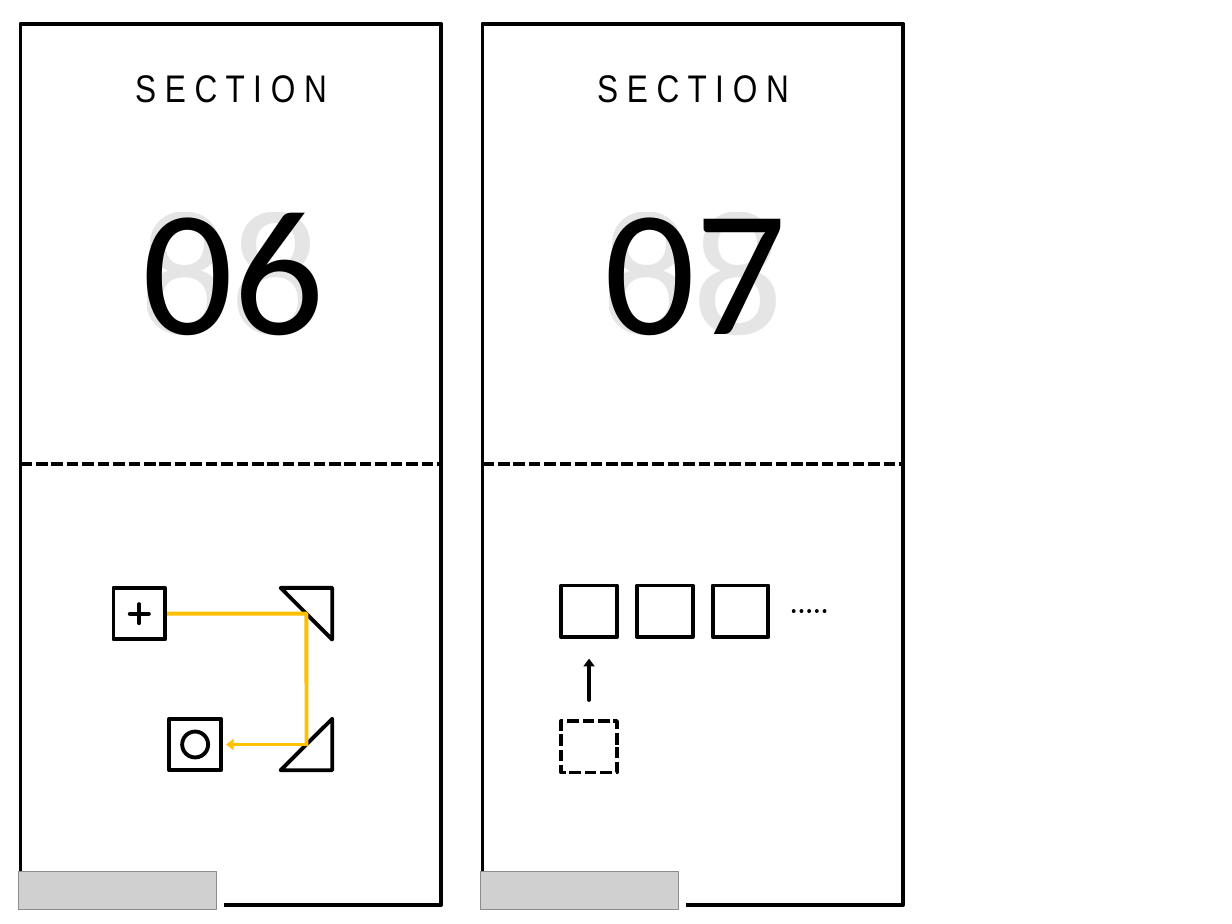
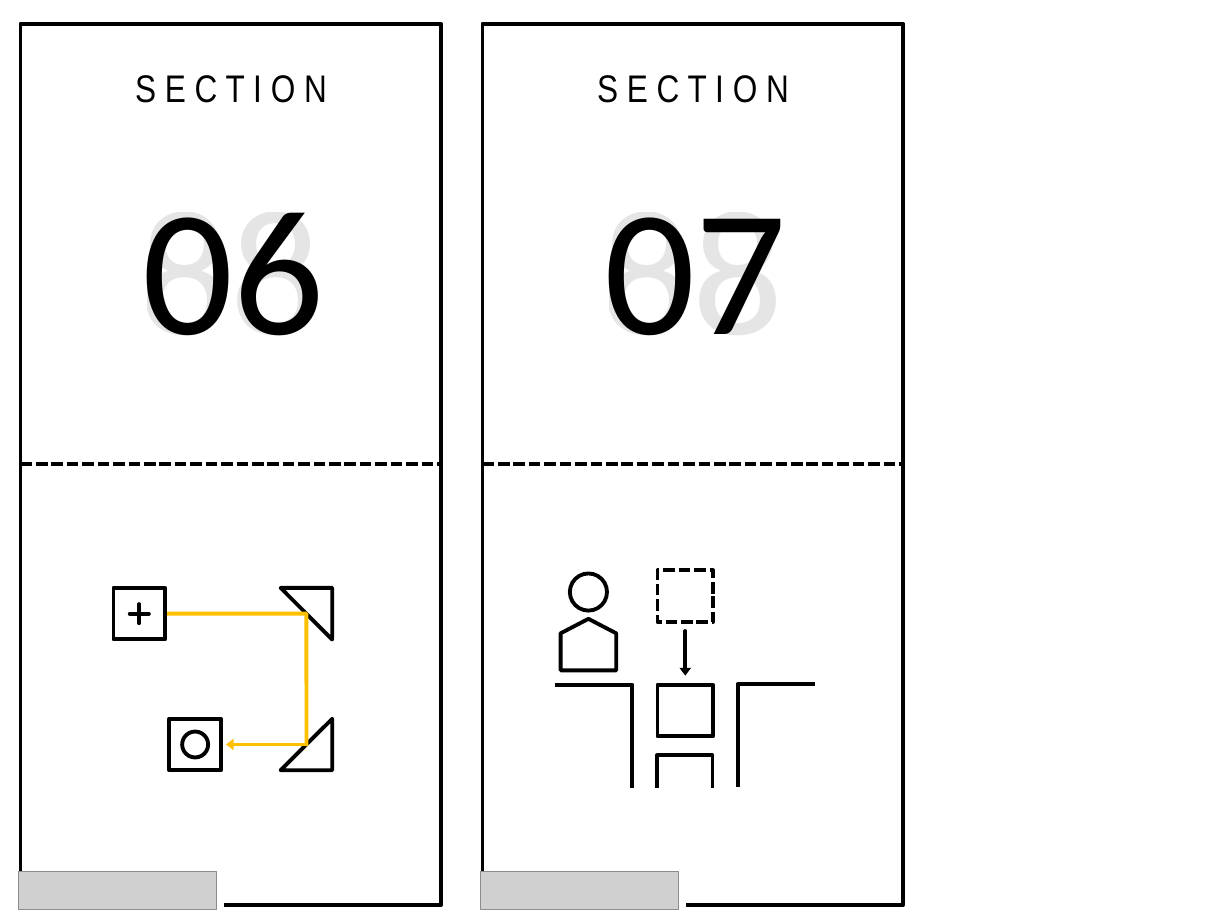
Before and after one commit to DevelopingEmpire/Chronospace_platformer, a slide deck: slide 5 of Assets/5_images/chronospace_logo.pptx. Drawn at 1232x924 pixels with LibreOffice and Linux fonts; fonts in the diff are those of the drawing; grey boxes stand for pictures. Boxes give left, top, right and bottom in pixels: in the first picture for what was removed or moved away, otherwise in the second. Text is boxed around its words. In the diff, an @@ line names an element or a change of style, - is before the commit and + after.

```diff
--- a/Assets/5_images/chronospace_logo.pptx
+++ b/Assets/5_images/chronospace_logo.pptx
@@ rectangle moved from (x1=0, y1=0, x2=462, y2=924) to (x1=462, y1=0, x2=924, y2=924) @@
@@ group added at (x1=555, y1=574, x2=815, y2=788): 3 freeform shapes, 1 ellipse @@
@@ rectangle moved from (x1=562, y1=721, x2=617, y2=773) to (x1=658, y1=570, x2=714, y2=622) @@
@@ rectangle removed at (x1=714, y1=585, x2=769, y2=637) @@
@@ pentagon arrow moved from (x1=562, y1=585, x2=617, y2=637) to (x1=561, y1=618, x2=616, y2=670) @@
@@ pentagon arrow at (x1=561, y1=618, x2=616, y2=670): rectangle to pentagon arrow @@
@@ line removed from (824, 612) to (787, 612) @@
@@ arrow moved from (590, 701) - (590, 659) to (686, 631) - (686, 676) @@
@@ rectangle moved from (x1=638, y1=585, x2=693, y2=637) to (x1=658, y1=685, x2=714, y2=737) @@
```
Also in this commit, not shown: 1 other slide changed, 3 slides added, 21 other files.
